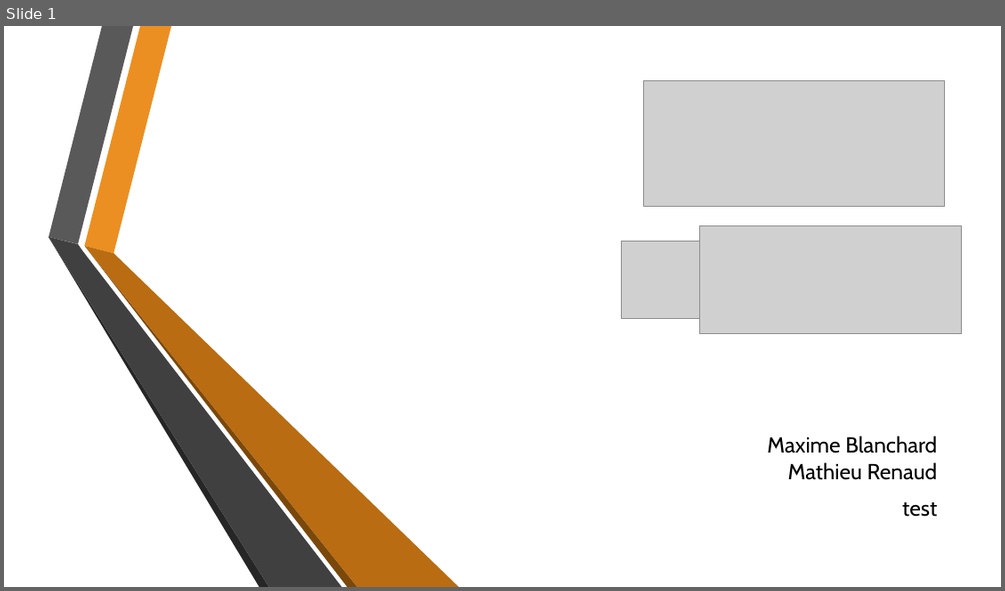
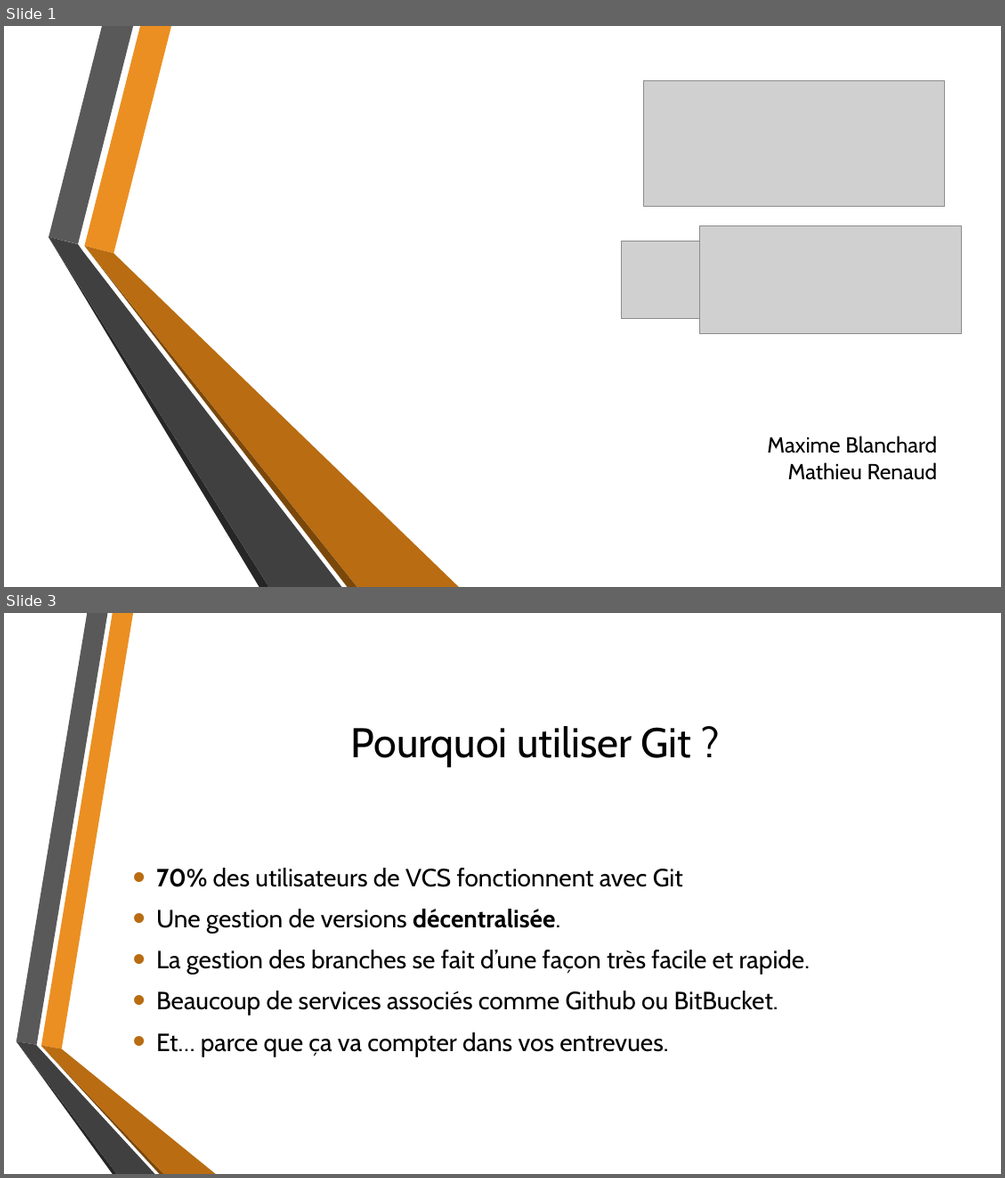
Before and after one commit to MatRenaud/Tptravailinfo, a slide deck: GitPresentation.pptx. Shown one above the other, each under a label of ours: slide 1 before the commit, slides 1 and 3 after it; the slides between them are not shown. The pictures are 1005x591 and 1005x1178 pixels, drawn with LibreOffice and Linux fonts; fonts in the diff are those of the drawing; grey boxes stand for pictures; background and template pictures are left out. Boxes give left, top, right and bottom in pixels: in the first picture for what was removed or moved away, otherwise in the second. Text is boxed around its words. In the diff, an @@ line names an element or a change of style, - is before the commit and + after.

```diff
--- a/GitPresentation.pptx
+++ b/GitPresentation.pptx
@@ slide 3 added at [4, 613, 1001, 1174], background picture (left out) @@
@@ title added at [350, 726, 692, 767], 40 pt, text #000000 @@
+Pourquoi utiliser Git ?
@@ text added at [156, 868, 809, 1056], 24 pt, text #000000 @@
+• 70% des utilisateurs de VCS fonctionnent avec Git
+• Une gestion de versions décentralisée.
+• La gestion des branches se fait d’une façon très facile et rapide.
+• Beaucoup de services associés comme Github ou BitBucket.
+• Et… parce que ça va compter dans vos entrevues.
@@ group added at [16, 613, 216, 1174]: 6 freeform shapes @@
@@ slide 1 changed as well @@
@@ subtitle at [902, 502, 937, 516]: paragraph removed @@
-test
```
Also in this commit, not shown: 14 other slides added, 2 other files.
